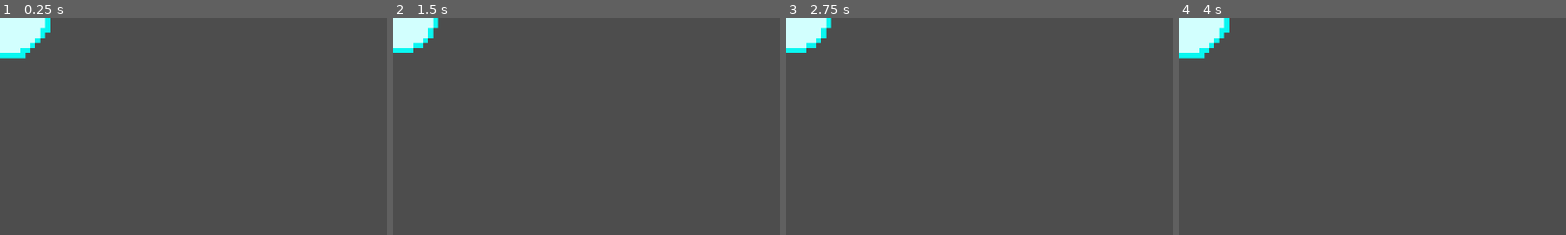
Above: before the commit, frames 1-4 (left to right).
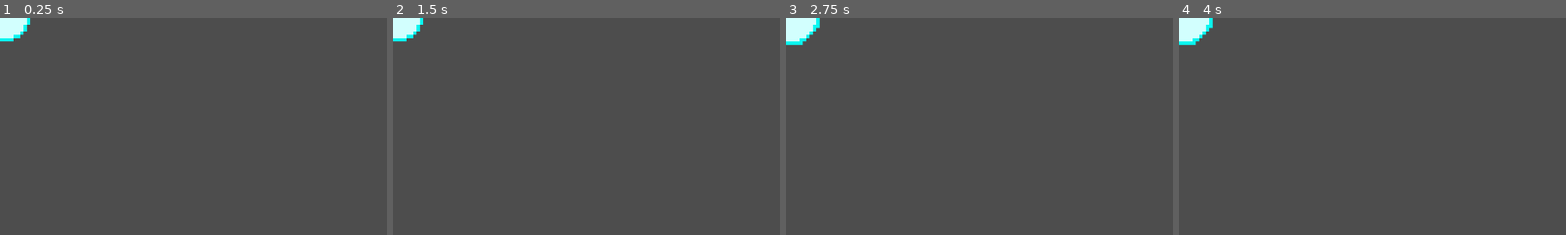
Above: after the commit, the same moments.

Repository: sondreln/GGJ2025
Game: Godot game, scene res://scenes/Bubble.tscn
Two runs of this game, one before a commit and one after it. Both use one fixed random seed, a clock stepped at 60 frames per second and the inputs below. This scene is started directly instead of the project's main scene.
Inputs:
- Up to frame 1 (0.25 s): no input
- Up to frame 2 (1.5 s): tap Enter at 0.5 s; tap Space at 0.77 s
- Up to frame 3 (2.75 s): tap Space at 1.52 s
- Up to frame 4 (4 s): tap Space at 3.02, 3.77 s
The pictures show only the part of the screen within x 0-50%, y 0-50%; the shares and areas given below are measured in that part.

The runs differ from the first frame. In frame 1, 1.4% of the frame differs, in the area x 0-14%, y 0-19%; in frame 2, 1.0%; in frame 3, 0.9%; in frame 4, 1.3%.

Commit message:
added collision shape

Diff:
--- a/scenes/Bubble.tscn
+++ b/scenes/Bubble.tscn
@@ -99,11 +99,19 @@
 "speed": 15.0
 }]
 
+[sub_resource type="CircleShape2D" id="CircleShape2D_30bbg"]
+radius = 210.0
+
 [node name="Area2D" type="Area2D"]
 
 [node name="AnimatedSprite2D" type="AnimatedSprite2D" parent="."]
-scale = Vector2(0.3, 0.3)
+scale = Vector2(0.2, 0.2)
 sprite_frames = SubResource("SpriteFrames_0a3b8")
 animation = &"idle"
 autoplay = "idle"
-frame_progress = 0.148987
+frame_progress = 0.833237
+
+[node name="CollisionShape2D" type="CollisionShape2D" parent="."]
+position = Vector2(2, -4)
+scale = Vector2(0.2, 0.2)
+shape = SubResource("CircleShape2D_30bbg")
Not shown: 1 places in scenes/Bubble.tscn that only renumber resources
